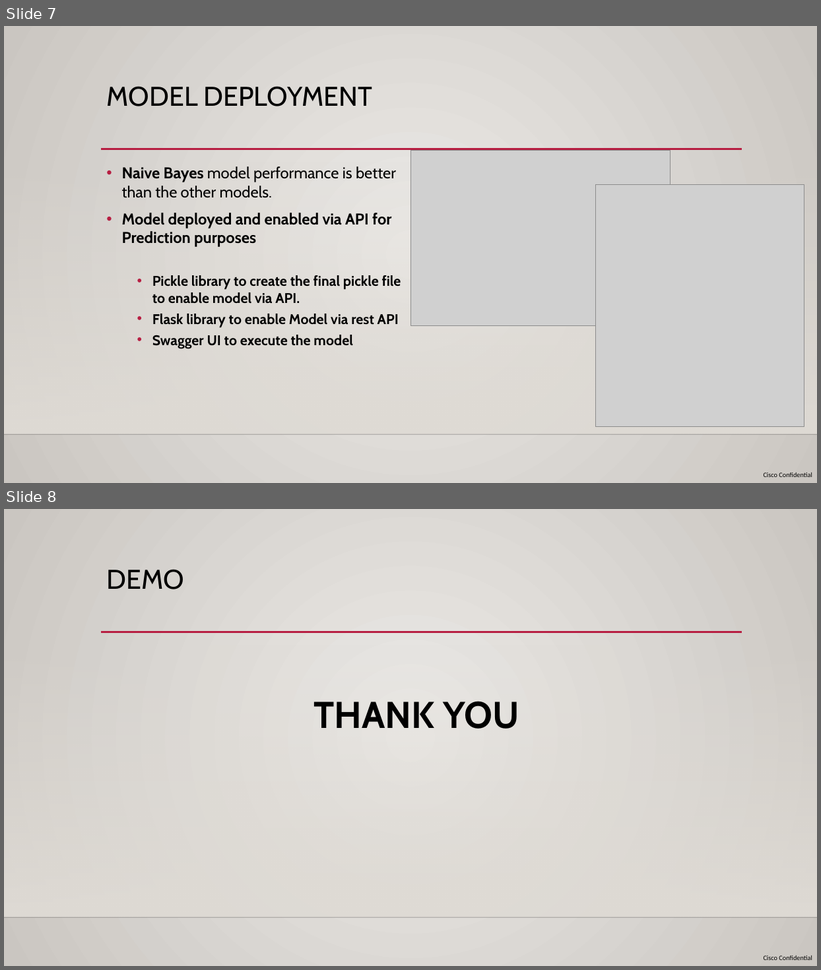
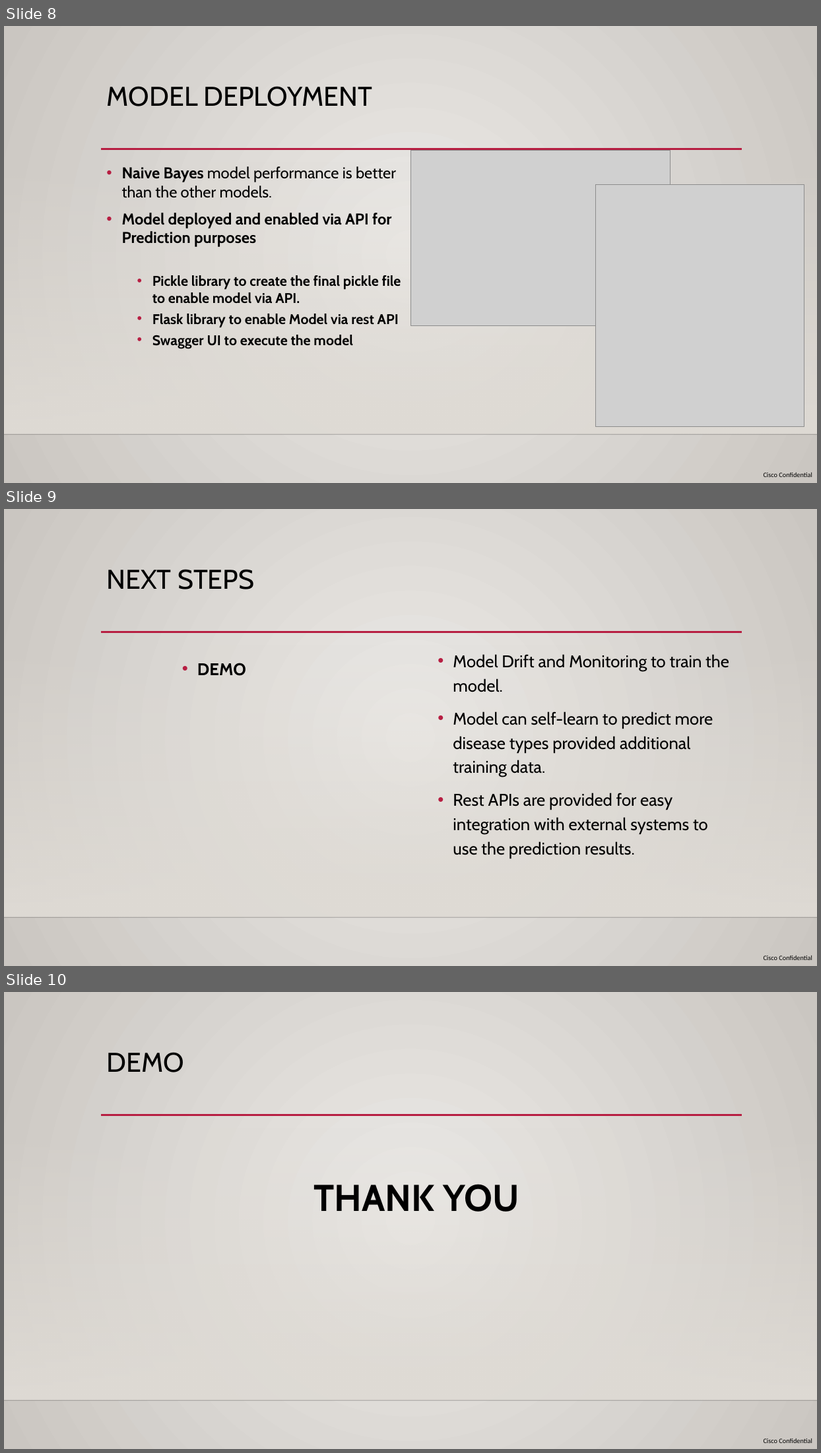
Before and after one commit to RAJESHVELAMALA/project2, a slide deck: Team 5 - Project 2 - Presentation.pptx. Shown one above the other, each under a label of ours: slides 7 and 8 before the commit, slides 8, 9 and 10 after it. The pictures are 821x970 and 821x1453 pixels, drawn with LibreOffice and Linux fonts; fonts in the diff are those of the drawing; grey boxes stand for pictures; background and template pictures are left out. Boxes give left, top, right and bottom in pixels: in the first picture for what was removed or moved away, otherwise in the second. Text is boxed around its words. In the diff, an @@ line names an element or a change of style, - is before the commit and + after.

```diff
--- a/Team 5 - Project 2 - Presentation.pptx
+++ b/Team 5 - Project 2 - Presentation.pptx
@@ slide 9 added at (x1=4, y1=509, x2=817, y2=966), background gradient #ECEAE7 to #CAC7C1; not listed: 4 template elements that a slide beside it also shows @@
@@ title added at (x1=107, y1=569, x2=254, y2=590), 32 pt, text #000000 @@
+NEXT STEPS
@@ text added at (x1=197, y1=663, x2=246, y2=676), 20 pt, text #000000, bold @@
+• DEMO
@@ text added at (x1=453, y1=654, x2=729, y2=859), 20 pt, text #000000 @@
+• Model Drift and Monitoring to train the model.
+• Model can self-learn to predict more disease types provided additional training data.
+• Rest APIs are provided for easy integration with external systems to use the prediction results.
@@ what was slide 7 is now slide 8 @@
@@ what was slide 8 is now slide 10 @@
```
Also in this commit, not shown: 4 slides changed, 1 other slide added, 1 other file.
